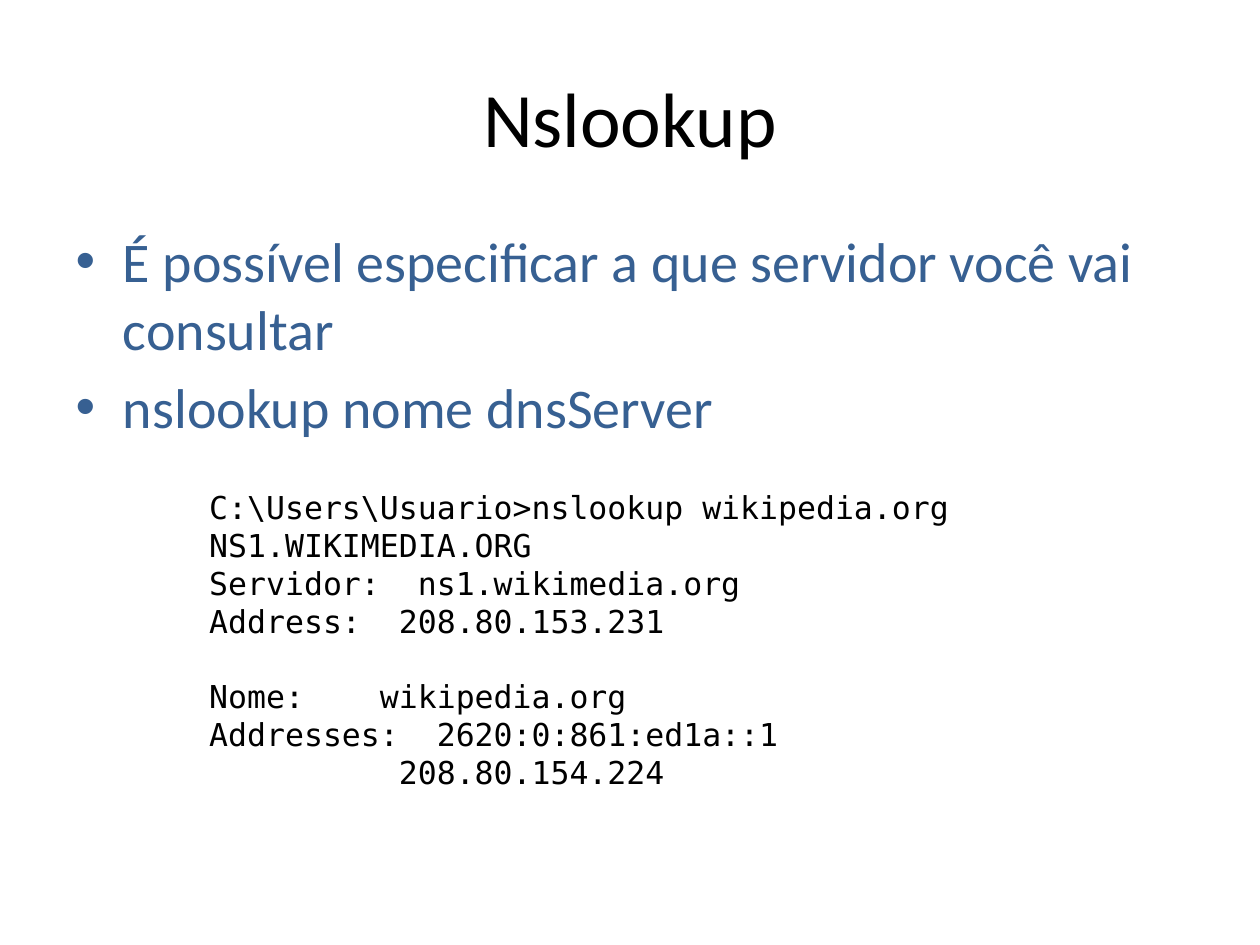
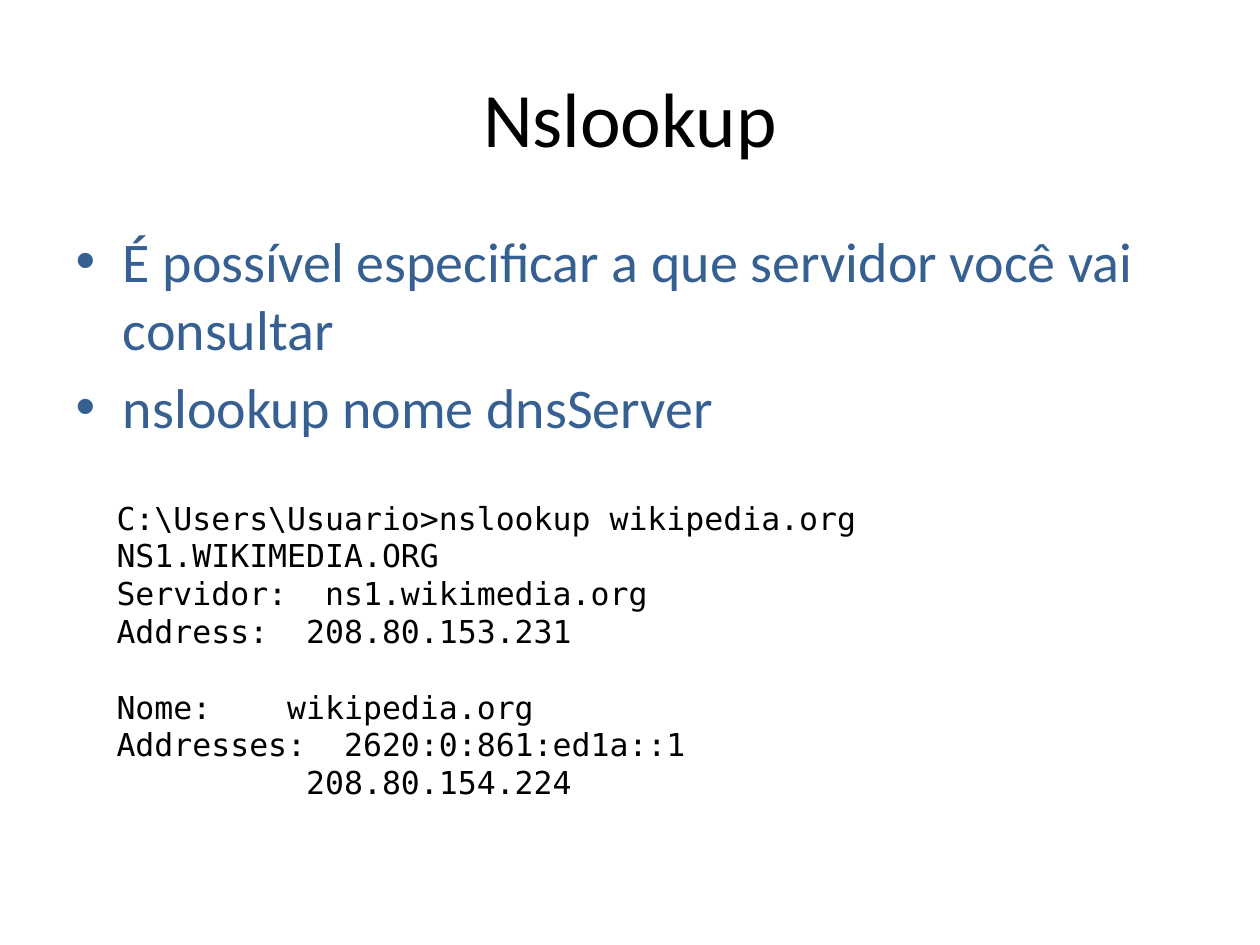
Before and after one commit to niviaquental/niviaquental.github.io, a slide deck: slide 23 of Presentations/Aula03-Aplicacao-EmailDNS/03-DNSEmail.pptx. Drawn at 1260x945 pixels with LibreOffice and Linux fonts; fonts in the diff are those of the drawing; background and template pictures are left out. Boxes give left, top, right and bottom in pixels: in the first picture for what was removed or moved away, otherwise in the second. Text is boxed around its words. In the diff, an @@ line names an element or a change of style, - is before the commit and + after.

```diff
--- a/Presentations/Aula03-Aplicacao-EmailDNS/03-DNSEmail.pptx
+++ b/Presentations/Aula03-Aplicacao-EmailDNS/03-DNSEmail.pptx
@@ text "C:\Users\Usuario>nslookup wikipedia.org NS1.WIKIMEDIA.ORG": place and size @@
-text "C:\Users\Usuario>nslookup wikipedia.org NS1.WIKIMEDIA.ORG" at box(209, 495, 949, 785)
+text "C:\Users\Usuario>nslookup wikipedia.org NS1.WIKIMEDIA.ORG" at box(117, 506, 857, 795)
```
Also in this commit, not shown: 3 other slides changed, 2 other files.
